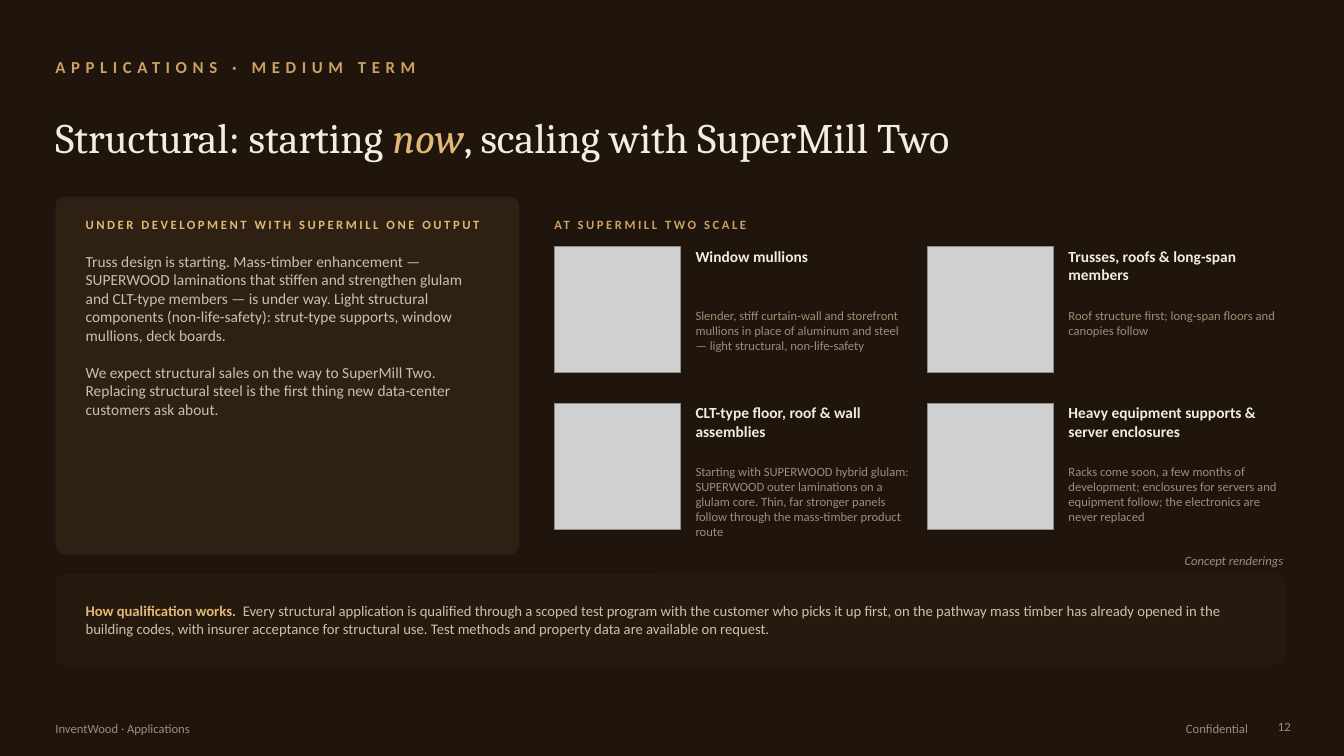
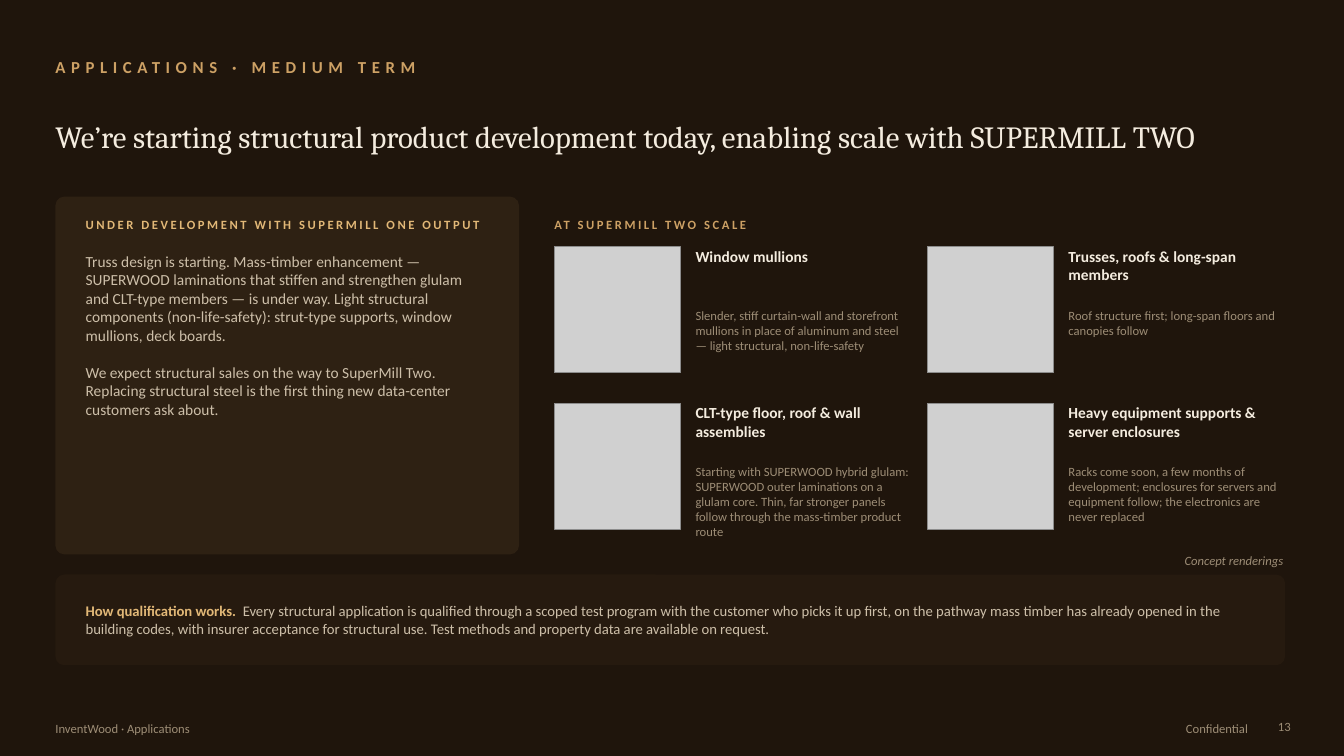
Before and after one commit to alau-hi/decks, a slide deck: slide 13 of superwood-datacenter-investor/SUPERWOOD-for-Data-Centers-Companion.pptx (slide 12 before the commit). Drawn at 1344x756 pixels with LibreOffice and Linux fonts; fonts in the diff are those of the drawing; grey boxes stand for pictures. Boxes give left, top, right and bottom in pixels: in the first picture for what was removed or moved away, otherwise in the second. Text is boxed around its words. In the diff, an @@ line names an element or a change of style, - is before the commit and + after.

```diff
--- a/superwood-datacenter-investor/SUPERWOOD-for-Data-Centers-Companion.pptx
+++ b/superwood-datacenter-investor/SUPERWOOD-for-Data-Centers-Companion.pptx
@@ text at (55,126,1195,155): text changed; size 30 to 22 pt @@
-Structural: starting now, scaling with SuperMill Two
+We’re starting structural product development today, enabling scale with SUPERMILL TWO
```
Also in this commit, not shown: 14 other slides changed, 2 slides added, 6 other files.
